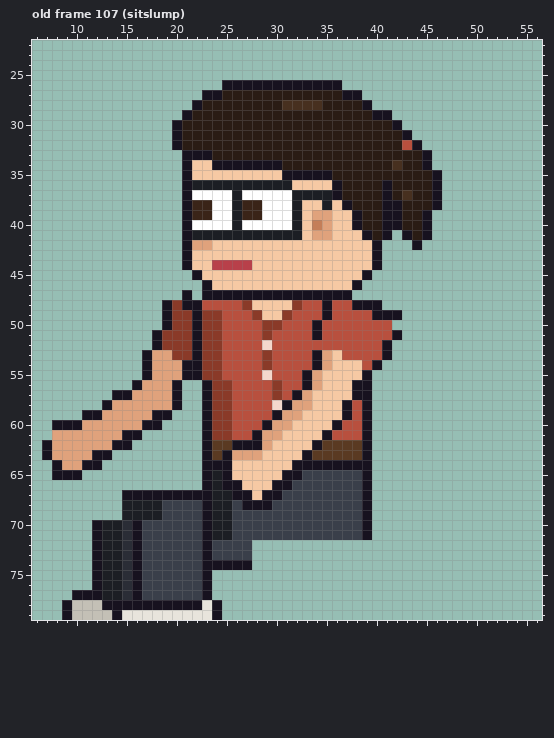
Edited in one commit: pixel-art file (sprites/clients/client_designer_b_left_anim.aseprite). The picture above was drawn from the file before the commit.
64x80 pixels, 129 frames. Colours within 5 levels of each other are drawn and written as one. Shown: old frame 107 (sitslump): x 6..56, y 22..79. The commit also changed other frames, which this record leaves out.
Once edited:
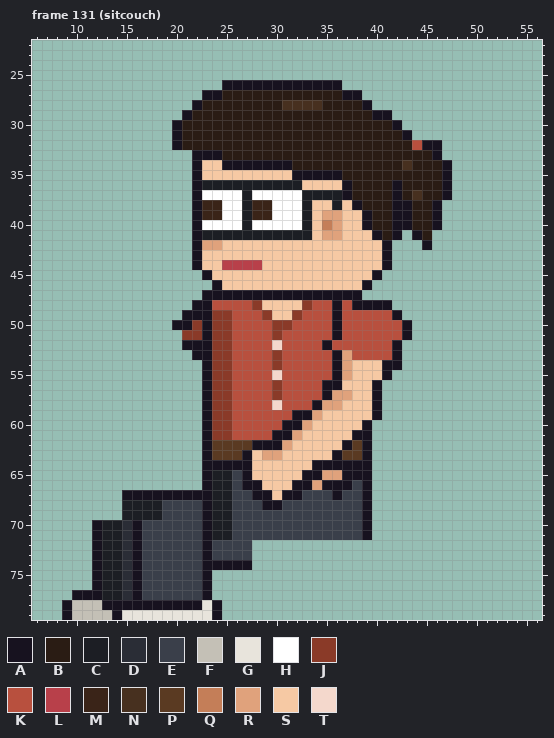
Palette (. is transparent): A #17121f  B #2a1c14  C #1c1e24  D #2a2d36  E #3a3f4a  F #c4c0b6  G #e8e4dc  H #ffffff  J #8a3a28  K #b8503e  L #b8404a  M #3a2418  N #47301f  P #5a3a22  Q #c47e58  R #e0a27c  S #f6c9a4  T #f4d8cc
A new or re-ordered frame is compared with the old frame closest to it.
The edit:
frames 129 -> 135
Changed rows in their new state; - is an unchanged pixel.
Frame 131 (sitcouch) is new; against old frame 107 (sitslump):
first column x 7:
32 ------------------------------------BKAA-
33 --------------.--A--------------------BA-
34 --------------.A-S------A----------BN-BBA
35 --------------.A--------S----A---------BA
36 --------------.A---------C---SA---BA---BA
37 --------------.A---HC----H---CA---BABN-BA
38 --------------.A-M-HC-M--HC-SCSA--B-A----
39 --------------.A-M-HC-M--HCS-R-SA-B-A-BA-
40 --------------.A---HC----HCSQR-SA-B-A-BA-
41 --------------.A----------CS-R--SABA.AB--
42 --------------.A-R---------------SA--.A--
43 --------------.A-----------------SA------
44 --------------.A-S---L-----------SA------
45 ---------------.A---------------SA-------
46 ----------------.A-------------SA--------
47 --------------.----------------A---------
48 ------------...-A---KJ---SJ-KA----A------
49 ------------..A-A-J--KJ-SJ--KA---KK------
50 ------------.AAJA-J---K-J--K-A-----KA----
51 -----------...-JA-J---KJ---K-A-----KA----
52 -----------...A-A-J---KT----A-----KA-----
53 ----------.....-A-J---KJ---KKAR---KA-----
54 ----------......A-J---KJ---KKAR-SSAA-----
55 ----------......A-J---KT--KKKAR-SSA------
56 ---------.....------------KKAA-SSA-------
57 -------.......-----------KKKARRSSA-------
58 ------........----------KKKARRSSSA-------
59 ----.........----------KKAAR--SSSA-------
60 -...........----------KKAAR--SSS---------
61 -.........-----------KKAAR--SSSA---------
62 .........----------PP-AAR--SSSA----------
63 .......-----------PPASRR--SSSA-----------
64 -.....-------------AA----SS--------------
65 -...--------------CEA---SSAARRAA---------
66 ------------------CEAA-SSAARAAA----------
67 -------------------EEA-SAA---A-----------
68 --------------------EE-A-----------------
Boxes around the changes in both pictures, in picture pixels (x1, y1, x2, y2):
changed: (42, 140, 452, 510)
